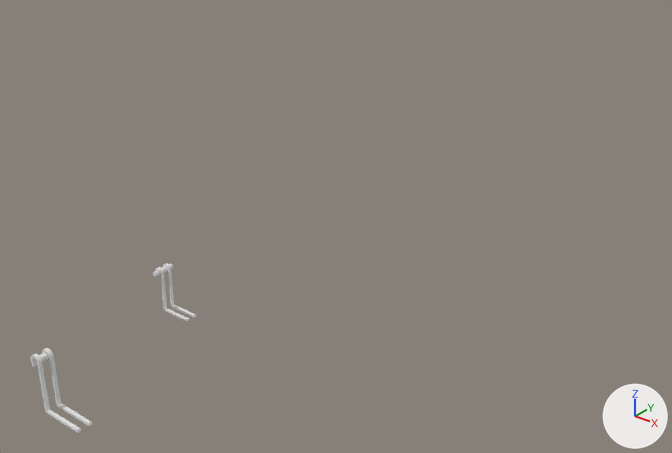
A saved change to the Blender file basket.blend.
Camera for both pictures: a camera (50 mm lens) standing at (3.61, -2.15, 2.64) and looking at (1.17, 0.9, 0.75). Arrows for +X, +Y and +Z are at lower right; the lights stay in place.
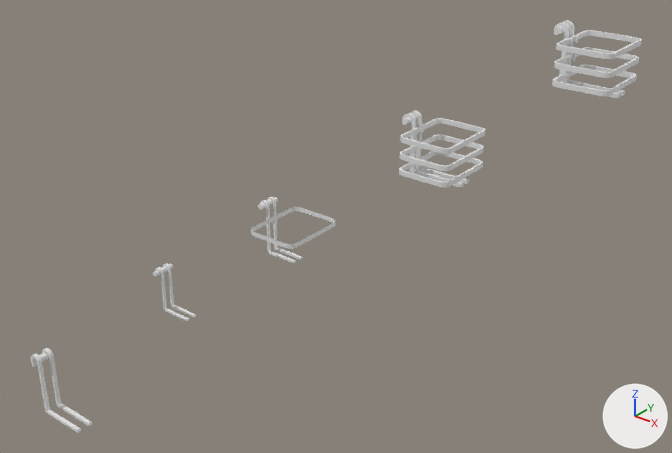
Changed parts and their boxes [x1, y1, x2, y2] in the pictures (672 x 453 px):
'Cube.014', added
    after: [552, 30, 642, 96]
'Cube.008', added
    after: [400, 118, 485, 154]
'Cube.009', added
    after: [399, 134, 484, 171]
'Cube.010', added
    after: [399, 151, 483, 187]
'Cube.005', added
    after: [251, 207, 336, 249]
'Cube.013', added
    after: [554, 20, 578, 65]
'Cube.007', added
    after: [402, 110, 424, 154]
'Cube.011', added
    after: [409, 149, 443, 179]
'Cube.003', added
    after: [267, 229, 303, 263]
'Cube.004', added
    after: [260, 197, 277, 236]
'Cube.006', added
    after: [431, 173, 469, 187]
'Cube.017', added
    after: [559, 63, 594, 88]
'Cube.012', added
    after: [590, 85, 625, 98]
'Cylinder.002', added
    after: [258, 197, 278, 210]
'Cylinder.003', added
    after: [403, 113, 421, 124]
'Cylinder.004', added
    after: [556, 26, 564, 34]

Edits to the bpy script that builds the scene:
```text
Add ob_cube_017:
    ob_cube_017 = bpy.data.objects.new('Cube.017', me_cube_018)  # 80 vertices, 68 faces; spans x 0.77..6.21, y -2.3..-1.26, z -14.13..-5.14; modifiers MIRROR
    ob_cube_017.location = (1.923, 1.484, 1.615)
    ob_cube_017.scale = (0.0255, 0.0127, 0.0127)
Add ob_cube_014:
    ob_cube_014 = bpy.data.objects.new('Cube.014', me_cube_015)  # 112 vertices, 56 faces; spans x -0.126..0.126, y -0.161..0.161, z -0.022..0.0; modifiers SOLIDIFY, ARRAY
    ob_cube_014.location = (2.089, 1.485, 1.648)
Add ob_cube_013:
    ob_cube_013 = bpy.data.objects.new('Cube.013', me_cube_014)  # 195 vertices, 183 faces; spans x -1.02..2.31, y -2.3..-1.26, z -9.81..4.44; modifiers MIRROR
    ob_cube_013.location = (1.923, 1.484, 1.649)
    ob_cube_013.scale = (0.0255, 0.0127, 0.0127)
Add ob_cylinder_004:
    ob_cylinder_004 = bpy.data.objects.new('Cylinder.004', me_cylinder_001.copy())  # the mesh of ob_cylinder_001
    ob_cylinder_004.location = (1.929, 1.484, 1.679)
    ob_cylinder_004.rotation_euler = (-1.571, 0.0, 0.0)  # degrees (-90, 0, 0)
    ob_cylinder_004.scale = (0.0127, 0.0127, 0.0524)
Add ob_cube_012:
    ob_cube_012 = bpy.data.objects.new('Cube.012', me_cube_013)  # 36 vertices, 30 faces; spans x 9.04..21.43, y -2.3..-1.26, z -14.12..-12.5; modifiers MIRROR
    ob_cube_012.location = (1.943, 1.484, 1.615)
    ob_cube_012.scale = (0.0127, 0.0127, 0.0127)
Add ob_cube_011:
    ob_cube_011 = bpy.data.objects.new('Cube.011', me_cube_018.copy())  # modifiers MIRROR
    ob_cube_011.location = (1.451, 1.071, 1.228)
    ob_cube_011.scale = (0.0255, 0.0127, 0.0127)
Add ob_cube_010:
    ob_cube_010 = bpy.data.objects.new('Cube.010', me_cube_015.copy())  # modifiers SOLIDIFY
    ob_cube_010.location = (1.617, 1.072, 1.111)
Add ob_cube_009:
    ob_cube_009 = bpy.data.objects.new('Cube.009', me_cube_015.copy())  # modifiers SOLIDIFY
    ob_cube_009.location = (1.617, 1.072, 1.183)
Add ob_cube_008:
    ob_cube_008 = bpy.data.objects.new('Cube.008', me_cube_015.copy())  # modifiers SOLIDIFY
    ob_cube_008.location = (1.617, 1.072, 1.261)
Add ob_cube_007:
    ob_cube_007 = bpy.data.objects.new('Cube.007', me_cube_008)  # 175 vertices, 163 faces; spans x -1.02..1.97, y -2.3..-1.26, z -9.81..4.44; modifiers MIRROR
    ob_cube_007.location = (1.451, 1.071, 1.262)
    ob_cube_007.scale = (0.0255, 0.0127, 0.0127)
Add ob_cylinder_003:
    ob_cylinder_003 = bpy.data.objects.new('Cylinder.003', me_cylinder_001.copy())  # the mesh of ob_cylinder_001
    ob_cylinder_003.location = (1.458, 1.071, 1.291)
    ob_cylinder_003.rotation_euler = (-1.571, 0.0, 0.0)  # degrees (-90, 0, 0)
    ob_cylinder_003.scale = (0.0127, 0.0127, 0.0524)
Add ob_cube_006:
    ob_cube_006 = bpy.data.objects.new('Cube.006', me_cube_013.copy())  # modifiers MIRROR
    ob_cube_006.location = (1.471, 1.071, 1.228)
    ob_cube_006.scale = (0.0127, 0.0127, 0.0127)
Add ob_cube_005:
    ob_cube_005 = bpy.data.objects.new('Cube.005', me_cube_006)  # 30 vertices, 14 faces; spans x -0.126..-0.004, y -0.161..-0.003, z -0.022..0.0; modifiers MIRROR
    ob_cube_005.location = (1.139, 0.638, 0.844)
Add ob_cube_004:
    ob_cube_004 = bpy.data.objects.new('Cube.004', me_cube_005)  # 160 vertices, 150 faces; spans x -2.03..1.55, y -2.3..-1.26, z -9.81..4.09; modifiers MIRROR
    ob_cube_004.location = (0.993, 0.637, 0.876)
    ob_cube_004.scale = (0.0127, 0.0127, 0.0127)
Add ob_cylinder_002:
    ob_cylinder_002 = bpy.data.objects.new('Cylinder.002', me_cylinder_001.copy())  # the mesh of ob_cylinder_001
    ob_cylinder_002.location = (0.989, 0.637, 0.906)
    ob_cylinder_002.rotation_euler = (-1.571, 0.0, 0.0)  # degrees (-90, 0, 0)
    ob_cylinder_002.scale = (0.0127, 0.0127, 0.0524)
Add ob_cube_003:
    ob_cube_003 = bpy.data.objects.new('Cube.003', me_cube_004)  # 68 vertices, 62 faces; spans x 0.77..13.56, y -2.3..-1.26, z -13.48..-5.14; modifiers MIRROR
    ob_cube_003.location = (0.993, 0.637, 0.842)
    ob_cube_003.scale = (0.0127, 0.0127, 0.0127)
```
